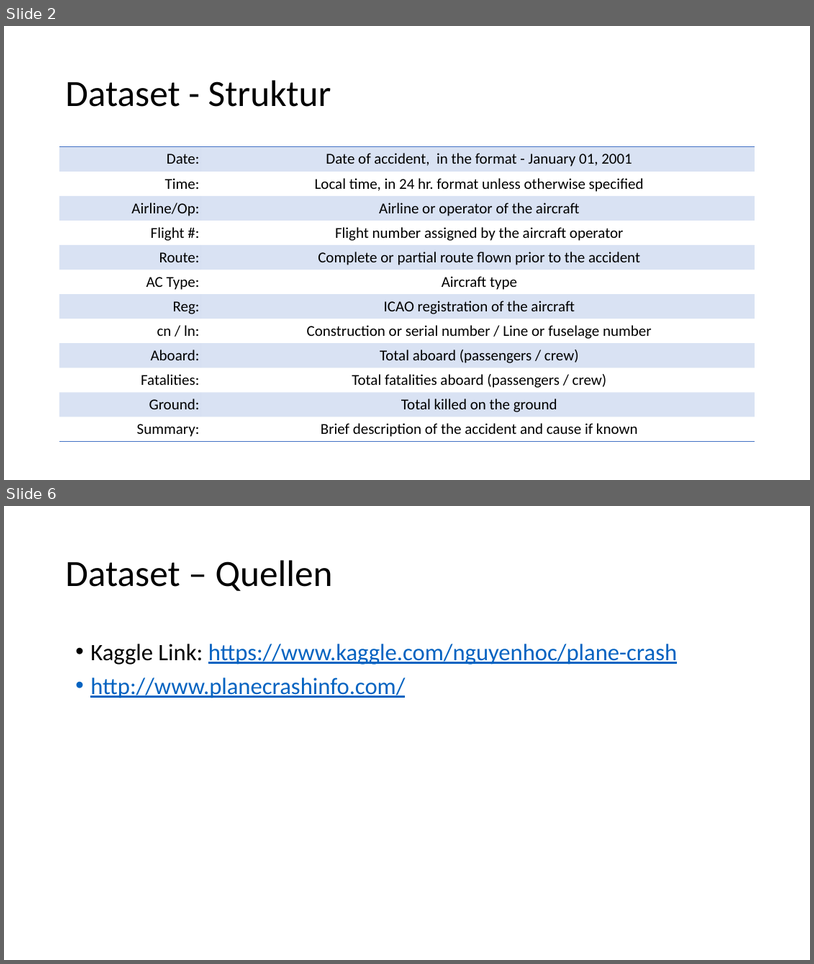
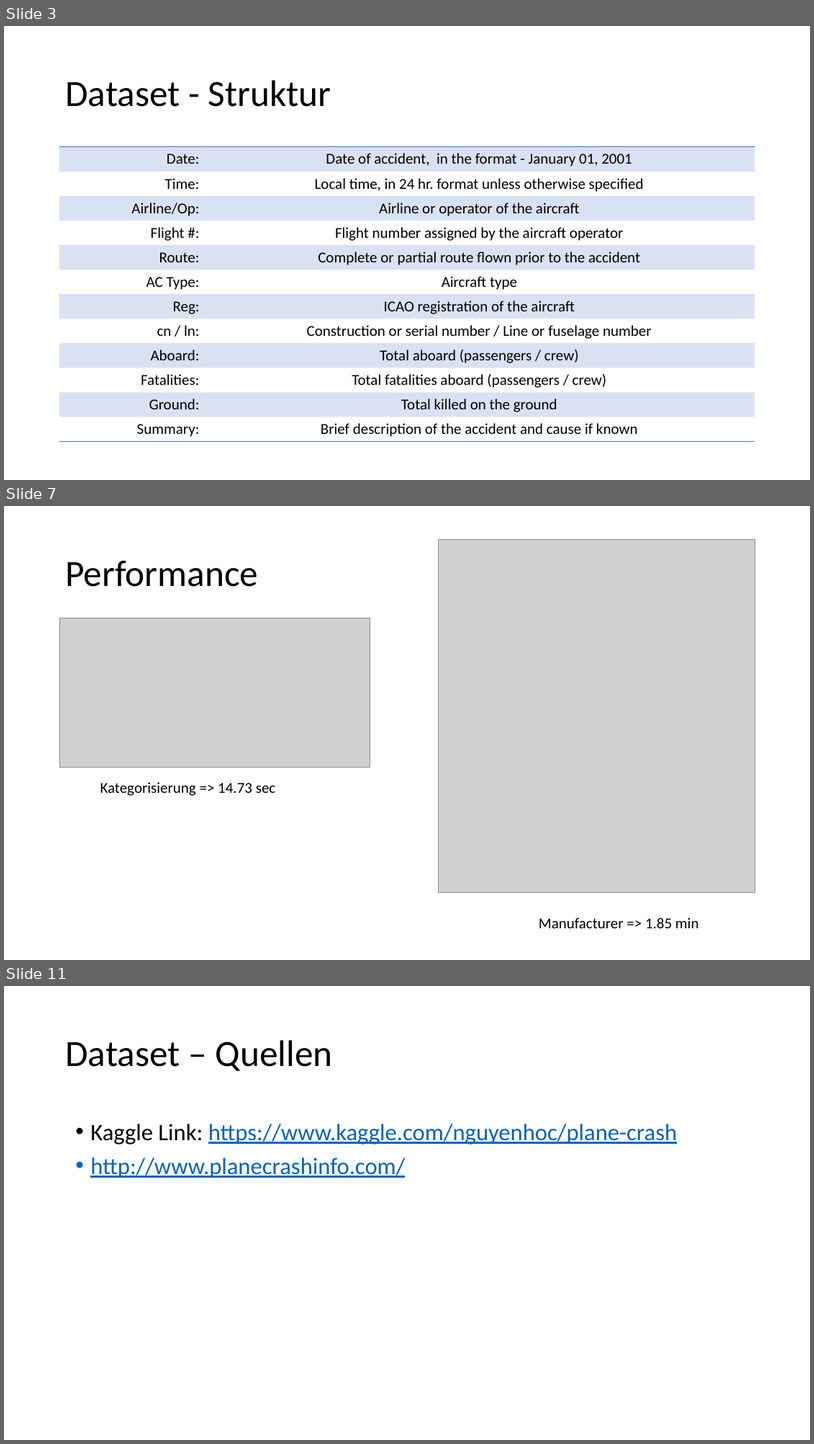
Before and after one commit to nojetlag/CASINFE18_BigData, a slide deck: Historical Plane Crashes/Präsentation/Leistungsnachweis BigData Plane Crashes.pptx. Shown one above the other, each under a label of ours: slides 2 and 6 before the commit, slides 3, 7 and 11 after it; the slides between them are not shown. The pictures are 814x964 and 814x1444 pixels, drawn with LibreOffice and Linux fonts; fonts in the diff are those of the drawing; grey boxes stand for pictures. Boxes give left, top, right and bottom in pixels: in the first picture for what was removed or moved away, otherwise in the second. Text is boxed around its words. In the diff, an @@ line names an element or a change of style, - is before the commit and + after.

```diff
--- a/Historical Plane Crashes/Präsentation/Leistungsnachweis BigData Plane Crashes.pptx
+++ b/Historical Plane Crashes/Präsentation/Leistungsnachweis BigData Plane Crashes.pptx
@@ slide 7 added at (4,506,810,960), background #FFFFFF @@
@@ picture added at (438,539,756,892) @@
@@ title added at (65,560,258,587), 44 pt, text #000000 @@
+Performance
@@ picture added at (59,618,370,767) @@
@@ text added at (100,782,276,795), 18 pt, text #000000 @@
+Kategorisierung => 14.73 sec
@@ text added at (539,917,700,928), 18 pt, text #000000 @@
+Manufacturer => 1.85 min
@@ what was slide 2 is now slide 3 @@
@@ what was slide 6 is now slide 11 @@
```
Also in this commit, not shown: 1 slide changed, 6 other slides added, 2 slides removed, 1 other file.
